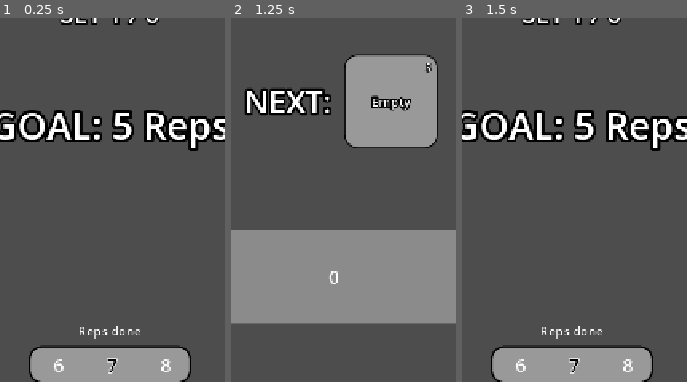
Above: before the commit, frames 1-3 (left to right).
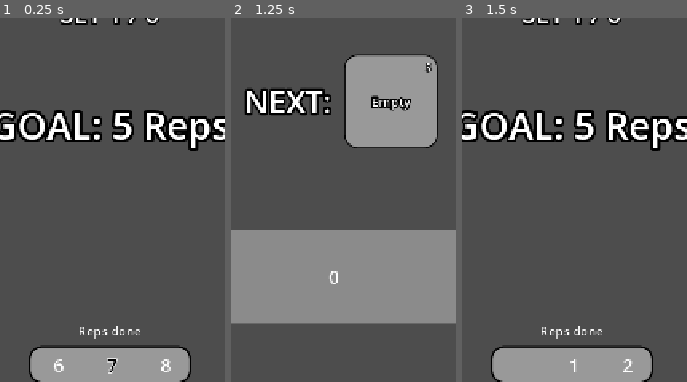
Above: after the commit, the same moments.

Repository: derdrache/Calisthenics-App
Game: Godot game, scene res://main_menu_page/workout_page/doWorkout/do_workout_page.tscn
The game is run twice, just before and just after one commit, with the same random seed, the same clock (stepped at 60 frames per second) and the same inputs. This scene is started directly instead of the project's main scene. The engine's default icon, where the game draws it, is replaced by a stand-in: a white triangle on a blue panel in a dark square.
Inputs:
- Up to frame 1 (0.25 s): no input
- Up to frame 2 (1.25 s): click "CONTINUE" at 0.5 s
- Up to frame 3 (1.5 s): click "CONTINUE" at 1.25 s
The pictures show only the part of the screen within x 26-76%, y 22-72%; the shares and areas given below are measured in that part.

Frames 1-2 are identical in both runs. In frame 3, 0.3% of the frame differs, in the area x 24-76%, y 93-98%.
Error in both runs: Invalid access to property or key 'exercises' on a base object of type 'Nil'. (res://global_scripts/autoload/WorkoutManager.gd:12)

Commit message:
Update label_selection_carusel.gd

Diff:
--- a/widgets/selection_carusel/label_selection_carusel.gd
+++ b/widgets/selection_carusel/label_selection_carusel.gd
@@ -81,13 +81,15 @@
 		queue_free()
 
 func _set_carusel_start() -> void:
+	# wait time because of the set of the objects
+	await get_tree().create_timer(0.01).timeout
+
 	var initalValueIndex := get_node_index(initialValue)
 
 	var startScroll := _get_space_between_scroll_objects() * (initalValueIndex-1)
 
-	await get_tree().process_frame
+	scroll_container.scroll_horizontal = startScroll
 
-	scroll_container.scroll_horizontal = startScroll
 	_select_deselect_objects(object_container.get_children()[initalValueIndex])
 
 func get_node_index(value: int) -> int:
